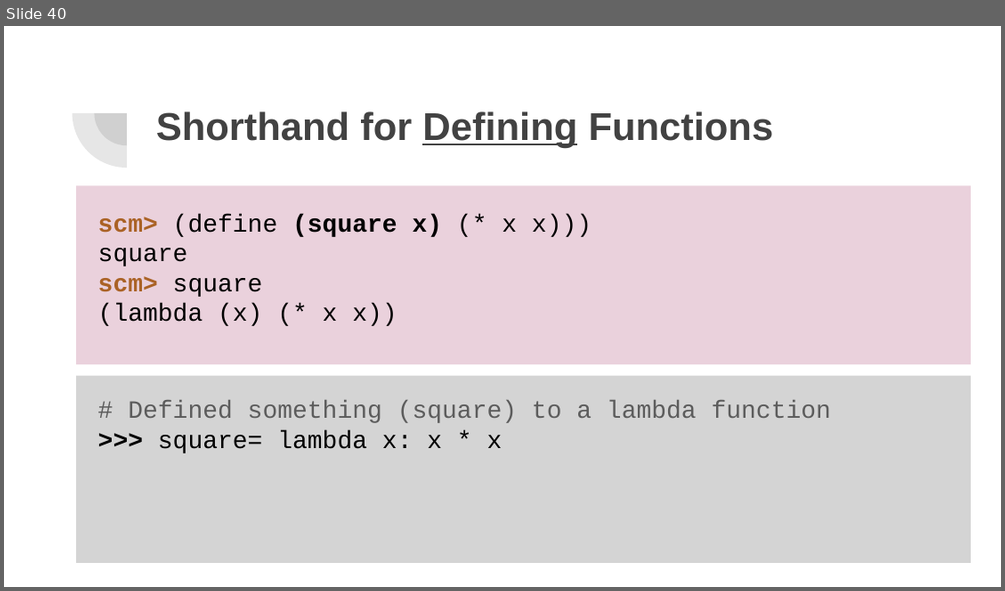
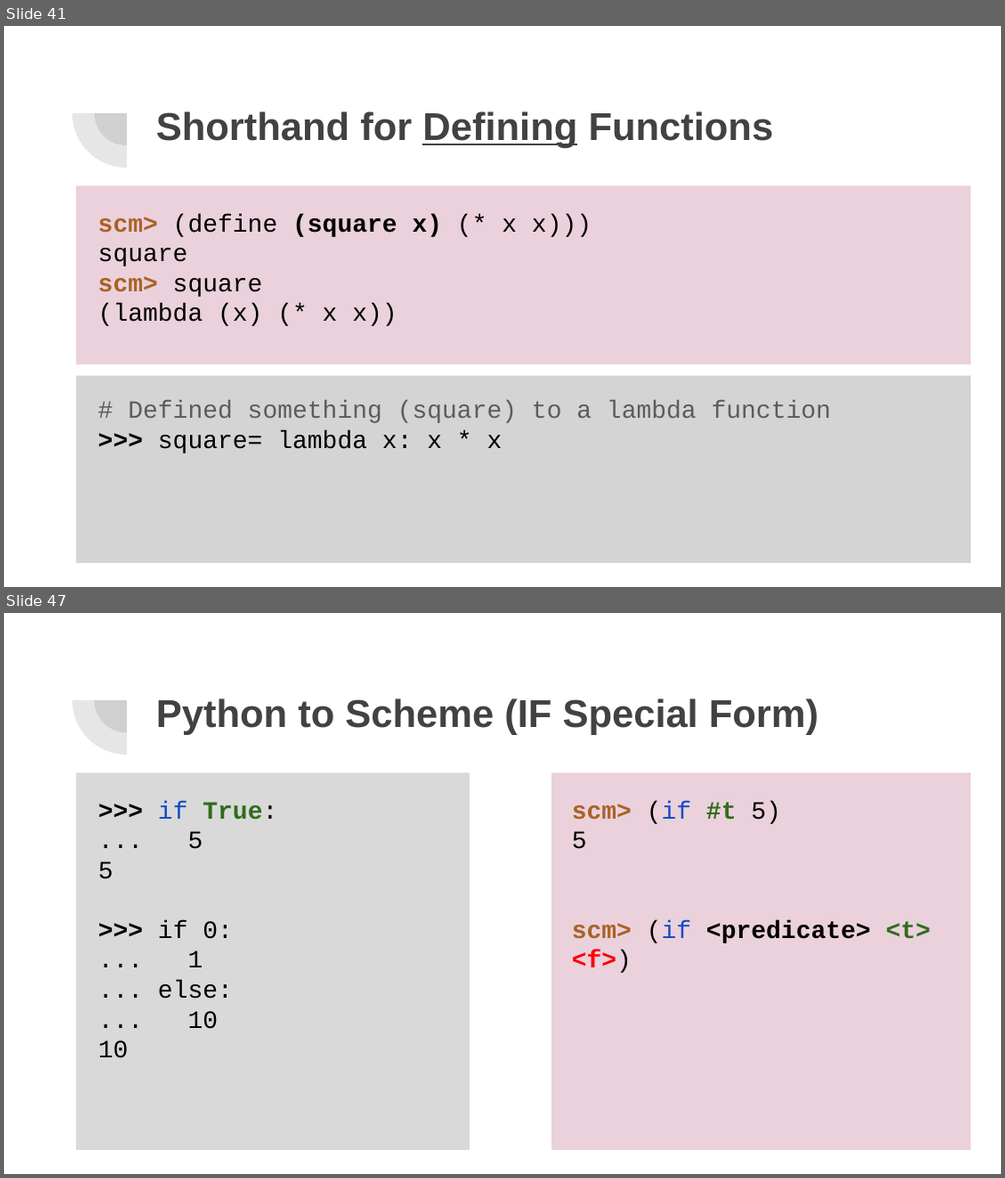
Before and after one commit to cameronmalloy/cameron-malloy, a slide deck: public/pdfs/lab6slides.pptx. Shown one above the other, each under a label of ours: slide 40 before the commit, slides 41 and 47 after it; the slides between them are not shown. The pictures are 1005x591 and 1005x1178 pixels, drawn with LibreOffice and Linux fonts; fonts in the diff are those of the drawing. Boxes give left, top, right and bottom in pixels: in the first picture for what was removed or moved away, otherwise in the second. Text is boxed around its words. In the diff, an @@ line names an element or a change of style, - is before the commit and + after.

```diff
--- a/public/pdfs/lab6slides.pptx
+++ b/public/pdfs/lab6slides.pptx
@@ slide 47 added at [4, 613, 1001, 1174], background #FFFFFF; not listed: 2 template elements that a slide beside it also shows @@
@@ title added at [156, 698, 818, 735], 28 pt, text #424242, bold @@
+Python to Scheme (IF Special Form)
@@ rectangle added at [77, 772, 469, 1150], fill #D9D9D9 @@
@@ rectangle added at [551, 772, 970, 1150], fill #EAD1DC @@
@@ text added at [98, 801, 277, 1058], 18 pt, text #000000 @@
+>>> if True:
+... 5
+5
+>>> if 0:
+... 1
+... else:
+... 10
+10
@@ text added at [572, 801, 930, 973], 18 pt, text #000000, bold @@
+scm> (if #t 5)
+5
+scm> (if <predicate> <t> <f>)
@@ what was slide 40 is now slide 41 @@
```
Also in this commit, not shown: 1 slide changed, 16 other slides added, 1 slide removed, 1 other file.
